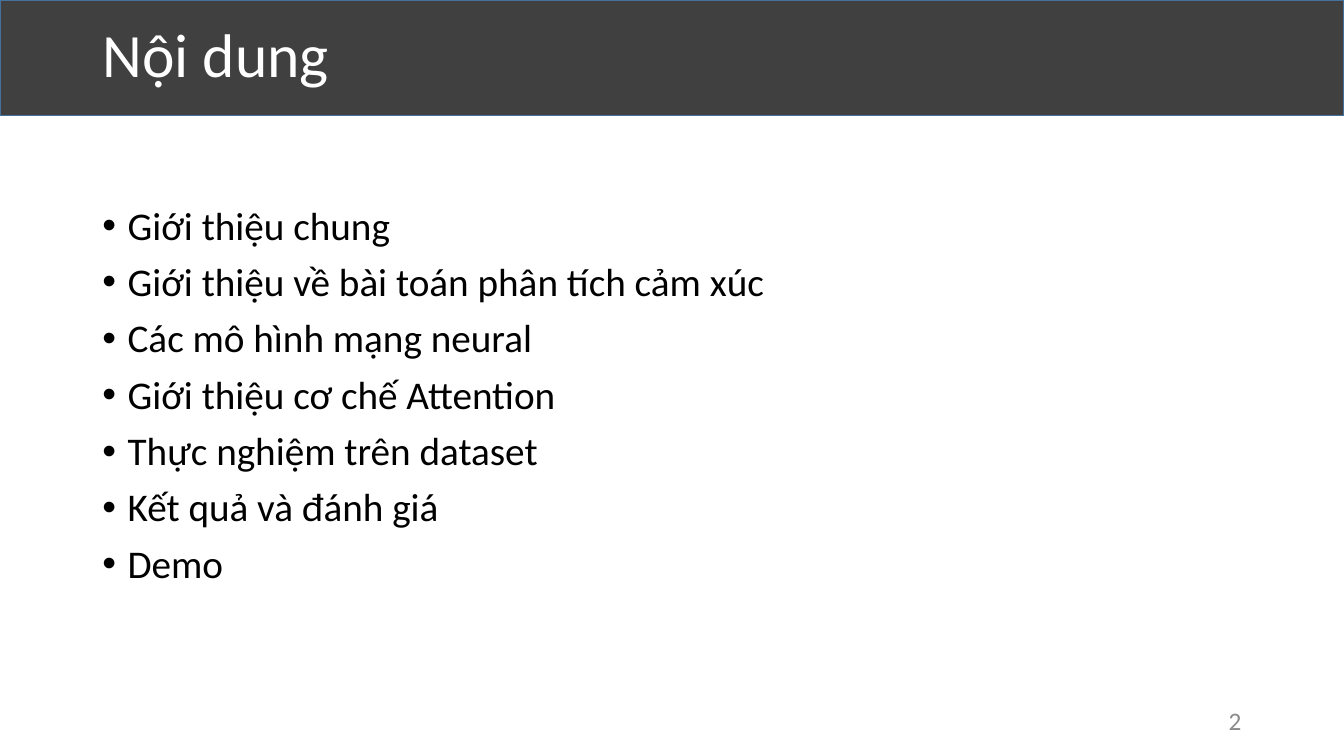
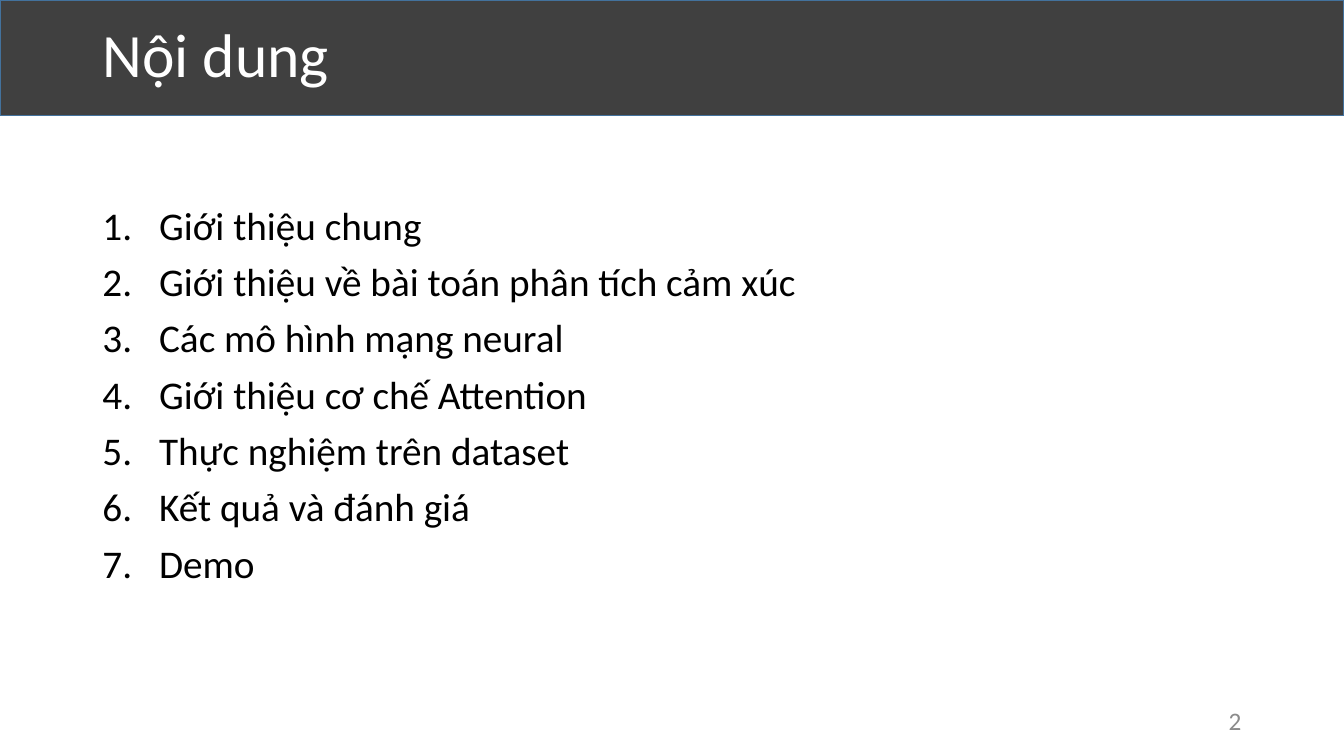
Before and after one commit to VolknerThanh/kltn_SentimentAnalysis, a slide deck: slide 2 of kltn-thuyết-trình.pptx. Drawn at 1344x756 pixels with LibreOffice and Linux fonts; fonts in the diff are those of the drawing. Boxes give left, top, right and bottom in pixels: in the first picture for what was removed or moved away, otherwise in the second. Text is boxed around its words. In the diff, an @@ line names an element or a change of style, - is before the commit and + after.

```diff
--- a/kltn-thuyết-trình.pptx
+++ b/kltn-thuyết-trình.pptx
@@ text "Giới thiệu chung" at (159,212,795,579): bullet • to 1. @@
```
Also in this commit, not shown: 12 other slides changed, 1 other file.
